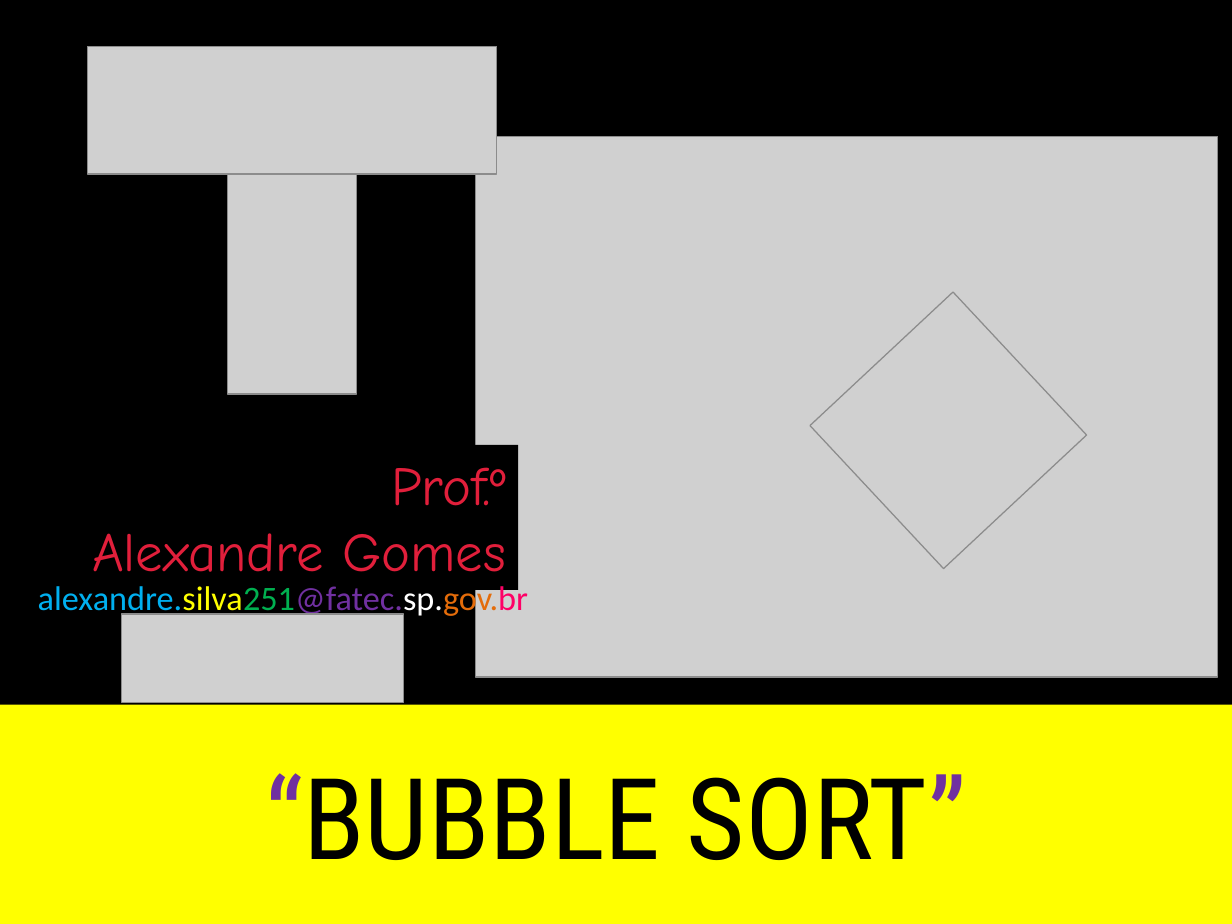
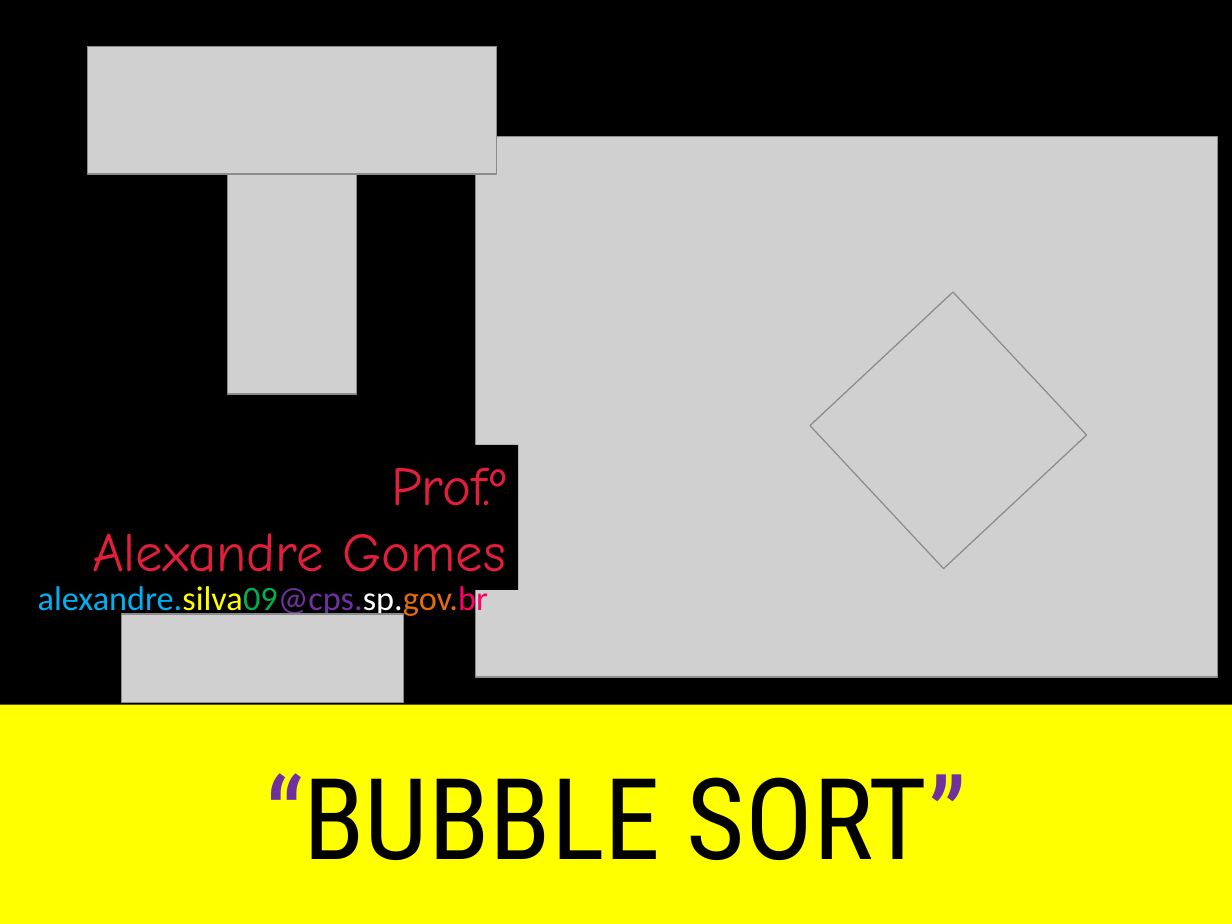
Before and after one commit to XandyGomes/3ADS_EstruturaDados-2026-2, a slide deck: slide 1 of Slides/03-Bubble-Sort.pptx. Drawn at 1232x924 pixels with LibreOffice and Linux fonts; fonts in the diff are those of the drawing; grey boxes stand for pictures. Boxes give left, top, right and bottom in pixels: in the first picture for what was removed or moved away, otherwise in the second. Text is boxed around its words. In the diff, an @@ line names an element or a change of style, - is before the commit and + after.

Commit message:
Add sorting and searching algorithms
- Implemented Bubble Sort algorithm in BubbleSort.java
- Added Binary Search algorithm for Integer arrays in BuscaBinaria.java
- Created a generic Binary Search algorithm in BuscaBinariaGenerica.java
- Developed Sequential Search algorithms for Integer and String arrays in BuscaSequencial.java
- Updated presentation slides for Bubble Sort

```diff
--- a/Slides/03-Bubble-Sort.pptx
+++ b/Slides/03-Bubble-Sort.pptx
@@ text at [38,586,488,619]: text changed @@
-alexandre.silva251@fatec.sp.gov.br
+alexandre.silva09@cps.sp.gov.br
```
Also in this commit, not shown: 15 other files.
